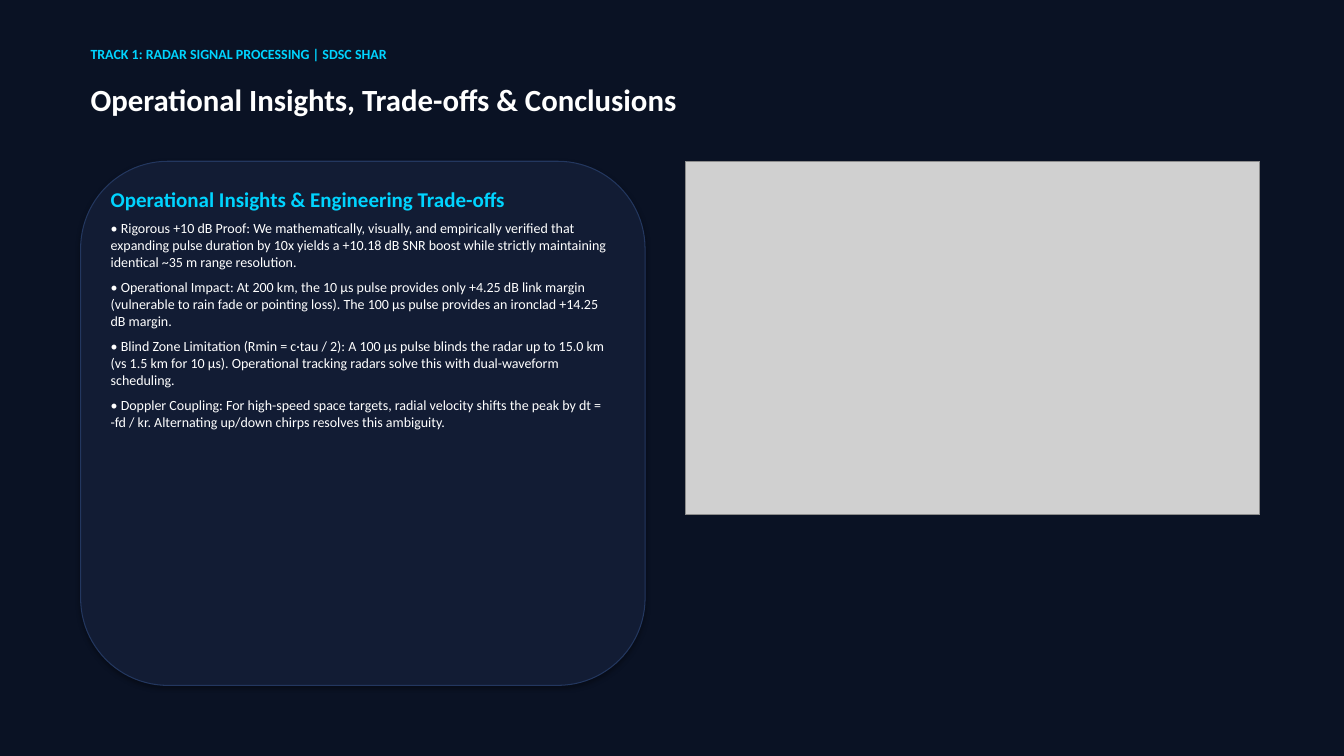
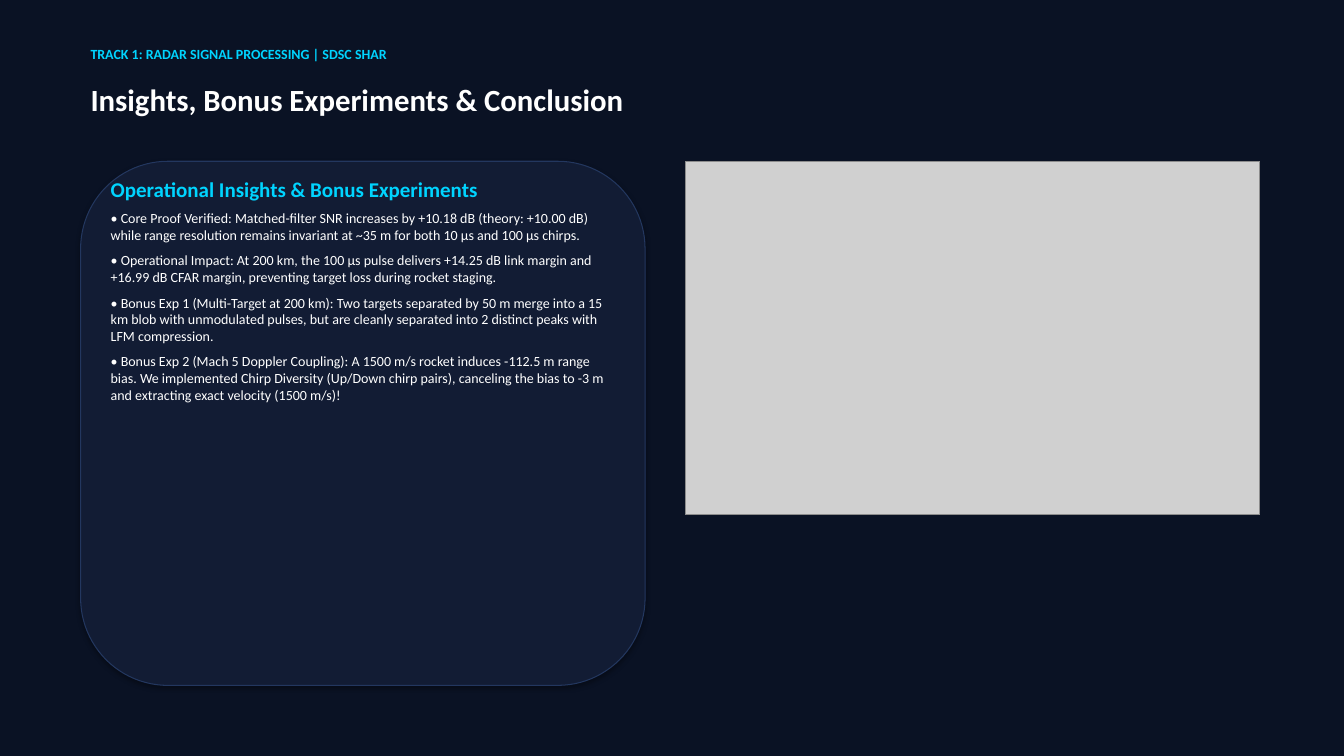
Before and after one commit to Manas-Jain-24/space-radar-pulse-compression, a slide deck: slide 5 of PITCH_DECK.pptx. Drawn at 1344x756 pixels with LibreOffice and Linux fonts; fonts in the diff are those of the drawing; grey boxes stand for pictures. Boxes give left, top, right and bottom in pixels: in the first picture for what was removed or moved away, otherwise in the second. Text is boxed around its words. In the diff, an @@ line names an element or a change of style, - is before the commit and + after.

Commit message:
feat: add bonus experiments (multi-target 50m resolution & Mach 5 Doppler coupling with chirp diversity)

```diff
--- a/PITCH_DECK.pptx
+++ b/PITCH_DECK.pptx
@@ text at [91,89,623,117]: text changed @@
-Operational Insights, Trade-offs & Conclusions
+Insights, Bonus Experiments & Conclusion
@@ text at [111,179,603,403]: text changed @@
-Operational Insights & Engineering Trade-offs
-• Rigorous +10 dB Proof: We mathematically, visually, and empirically verified that expanding pulse duration by 10x yields a +10.18 dB SNR boost while strictly maintaining identical ~35 m range resolution.
-• Operational Impact: At 200 km, the 10 μs pulse provides only +4.25 dB link margin (vulnerable to rain fade or pointing loss). The 100 μs pulse provides an ironclad +14.25 dB margin.
-• Blind Zone Limitation (Rmin = c·tau / 2): A 100 μs pulse blinds the radar up to 15.0 km (vs 1.5 km for 10 μs). Operational tracking radars solve this with dual-waveform scheduling.
-• Doppler Coupling: For high-speed space targets, radial velocity shifts the peak by dt = -fd / kr. Alternating up/down chirps resolves this ambiguity.
+Operational Insights & Bonus Experiments
+• Core Proof Verified: Matched-filter SNR increases by +10.18 dB (theory: +10.00 dB) while range resolution remains invariant at ~35 m for both 10 μs and 100 μs chirps.
+• Operational Impact: At 200 km, the 100 μs pulse delivers +14.25 dB link margin and +16.99 dB CFAR margin, preventing target loss during rocket staging.
+• Bonus Exp 1 (Multi-Target at 200 km): Two targets separated by 50 m merge into a 15 km blob with unmodulated pulses, but are cleanly separated into 2 distinct peaks with LFM compression.
+• Bonus Exp 2 (Mach 5 Doppler Coupling): A 1500 m/s rocket induces -112.5 m range bias. We implemented Chirp Diversity (Up/Down chirp pairs), canceling the bias to -3 m and extracting exact velocity (1500 m/s)!
```
Also in this commit, not shown: 7 other files.
